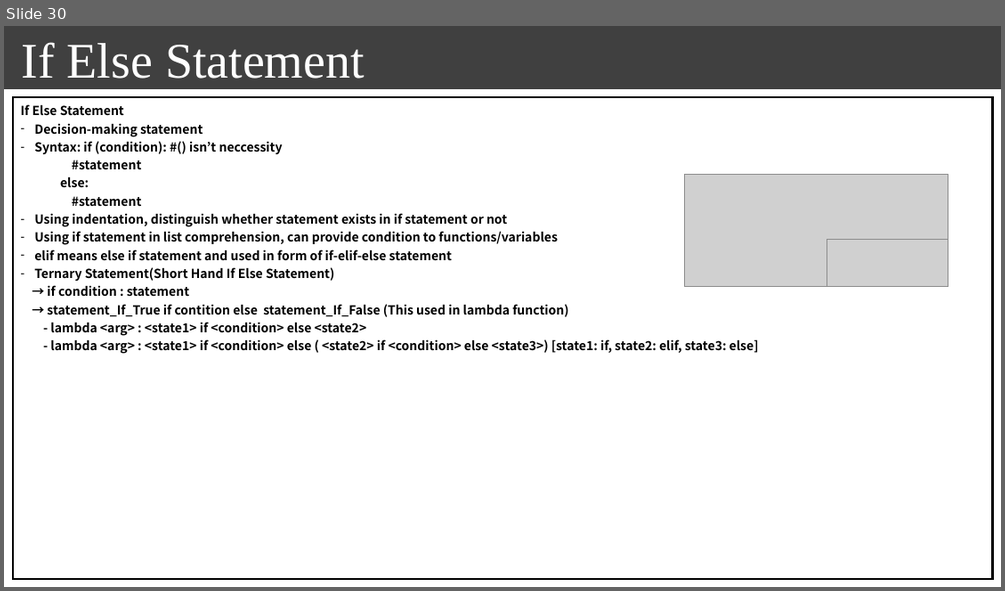
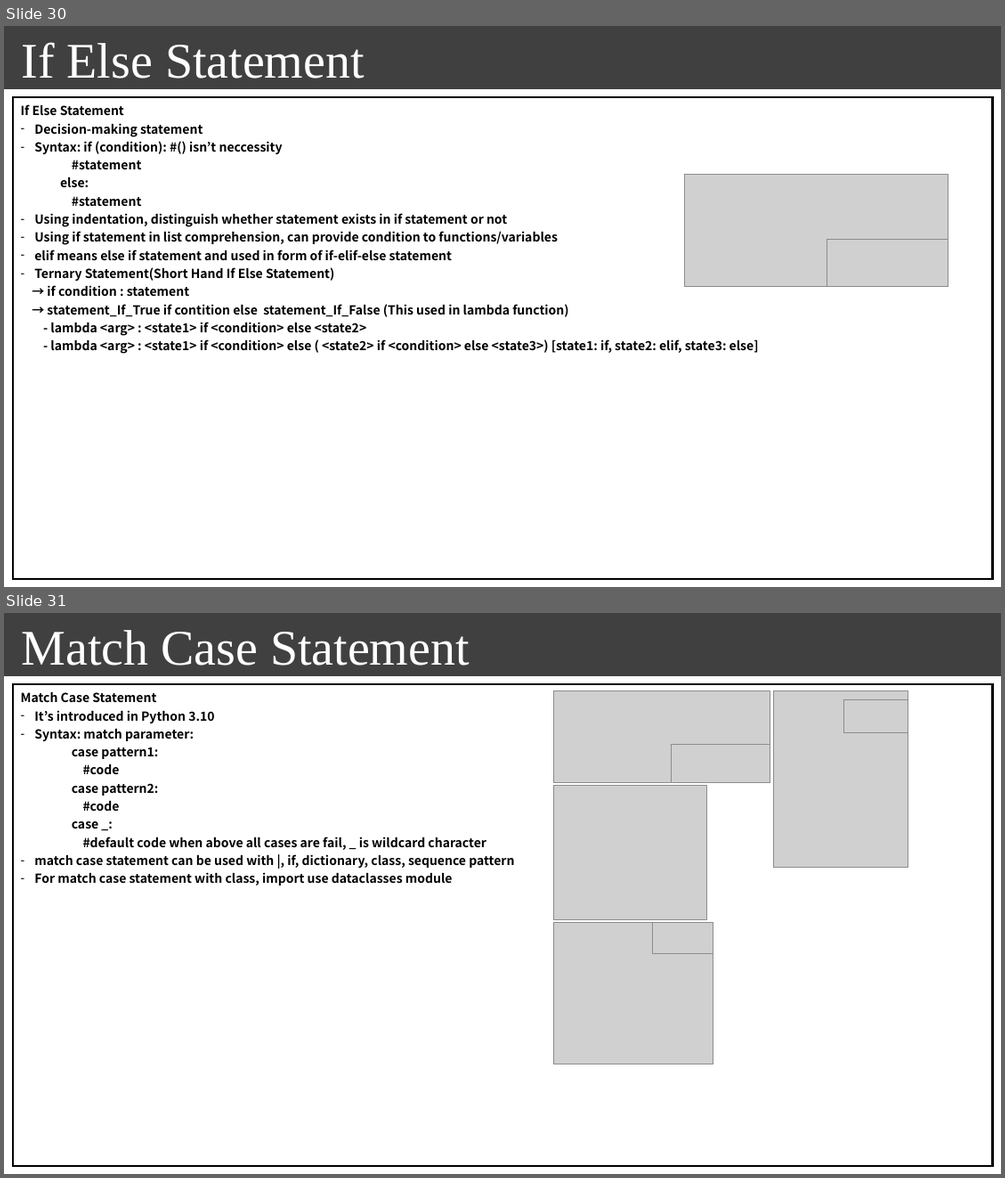
Before and after one commit to seonghokim/Study, a slide deck: Study Material/[ENG] everything in python.pptx. Shown one above the other, each under a label of ours: slide 30 before the commit, slides 30 and 31 after it. The pictures are 1005x591 and 1005x1178 pixels, drawn with LibreOffice and Linux fonts; fonts in the diff are those of the drawing; grey boxes stand for pictures; background and template pictures are left out. Boxes give left, top, right and bottom in pixels: in the first picture for what was removed or moved away, otherwise in the second. Text is boxed around its words. In the diff, an @@ line names an element or a change of style, - is before the commit and + after.

```diff
--- a/Study Material/[ENG] everything in python.pptx
+++ b/Study Material/[ENG] everything in python.pptx
@@ slide 31 added at [4, 613, 1001, 1174], background #FFFFFF; not listed: 1 template element that a slide beside it also shows @@
@@ text added at [22, 630, 469, 666], 48 pt, text #FFFFFF @@
+Match Case Statement
@@ table added at [13, 685, 993, 1166], 1 rows, 1 columns @@
+Match Case Statement / It’s introduced in Python 3.10 / Syntax: match parameter: / case pattern1: / #code / case pattern2: / #code / case _: / #default code when above all cases are fail, _ is wildcard character / match case statement can be used with |, if, dictionary, class, sequence pattern / For match case statement with class, import use dataclasses module
@@ picture added at [774, 691, 908, 868] @@
@@ picture added at [844, 699, 908, 733] @@
@@ group added at [553, 691, 769, 1063]: 5 pictures @@
```
Also in this commit, not shown: 2 slides changed, 1 other slide added, 1 slide removed, 1 other file.
